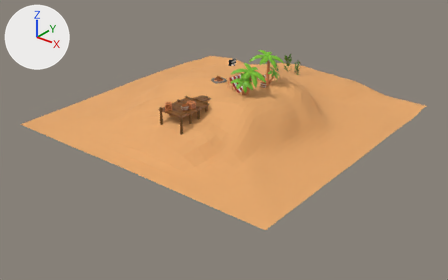
The glTF model three-website/public/island.glb: old version first, new version second.
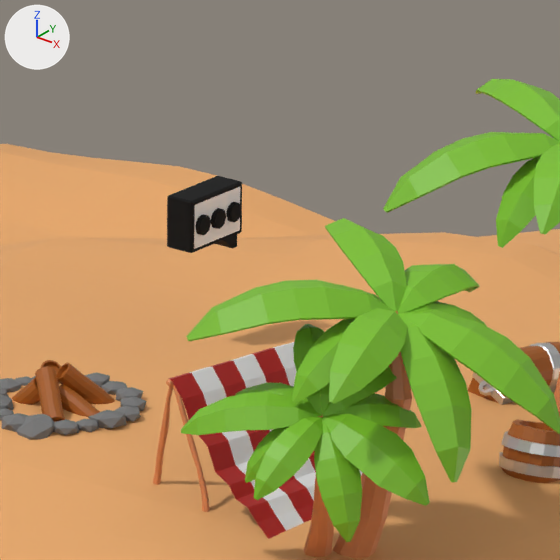
Old and new are each drawn whole from a 50 mm camera at (13.81, -17.74, 8.86) aimed at (0.33, -0.9, -1.59) and again close up on the part from 48% to 59% of the width and 15% to 34% of the height. The axes (+X, +Y, +Z) are drawn at upper left. The lights are the same throughout. Where no turn or scale is listed for an object, it has been applied to the vertices. Vertices at the same position are counted once.
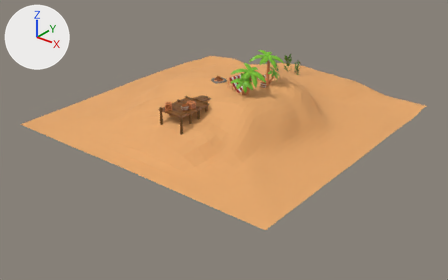
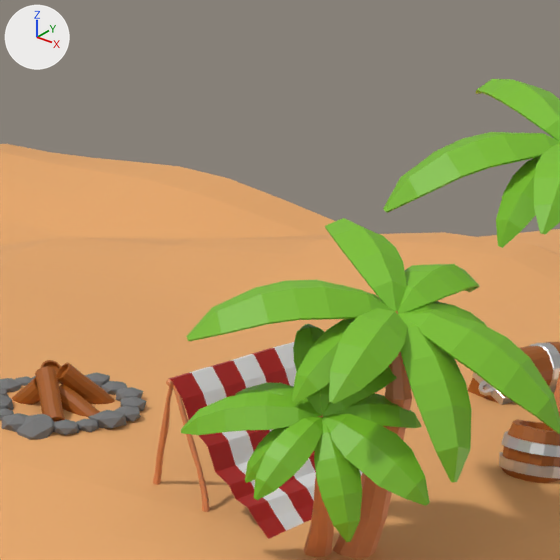
Pixel boxes [x1, y1, x2, y2] of what changed, in the close-ups (560 x 560 px):
'Icon', reshaped, moved, turned, rescaled (not visible afterwards)
    before: [167, 176, 242, 253]

The change, as a diff of the scene's bpy script:
```diff
--- a/three-website/public/island.glb.py
+++ b/three-website/public/island.glb.py
@@ mat_icon @@
+mat_icon = principled_material('Icon')
+mat_icon.base_color = (0.801, 0.0161, 0.0161)  # red #e72222
@@ me_cube_022 @@
 # used by ob_icon; location = (0.0, 0.0, 1.232); rotation_euler = (0.0, -3.142, 0.0), in degrees (0, -180, 0); scale = (-0.133, -0.148, -0.097)
-me_cube_022.from_pydata(...)  # 190 vertices, 364 faces; spans x -0.57..0.55, y -1.11..0.89, z -1.45..1.0
-me_cube_022.materials.append(mat_black)  # black #000000
-me_cube_022.materials.append(mat_tarp)  # white #e7e7e7
+me_cube_022.from_pydata(...)  # 12 vertices, 20 faces; spans x -0.69..0.69, y -0.69..0.69, z -0.52..0.52
+# me_cube_022 part 1: the whole mesh is rebuilt
+me_cube_022.materials.append(mat_icon)  # red #e72222
@@ ob_icon @@
 ob_icon = bpy.data.objects.new('Icon', me_cube_022)
-ob_icon.location = (0.0, 0.0, 1.232)
-ob_icon.rotation_euler = (0.0, -3.142, 0.0)  # degrees (0, -180, 0)
-ob_icon.scale = (-0.133, -0.148, -0.097)
+ob_icon.location = (0.0, 0.0, 0.001)
+ob_icon.rotation_euler = (0.0, -3.142, 0.785)  # degrees (0, -180, 45)
+ob_icon.scale = (0.156, 0.156, 0.156)
```
